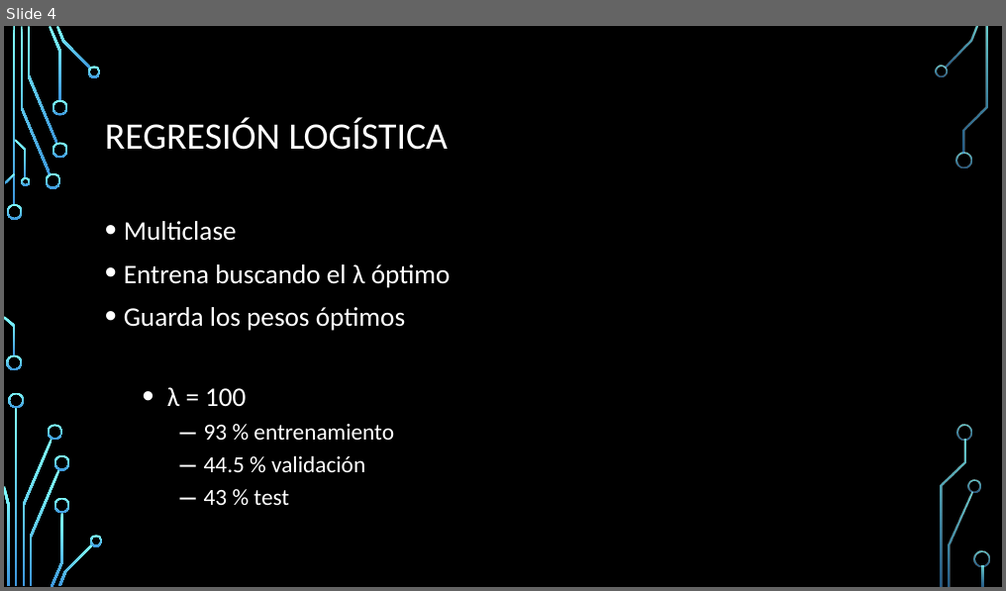
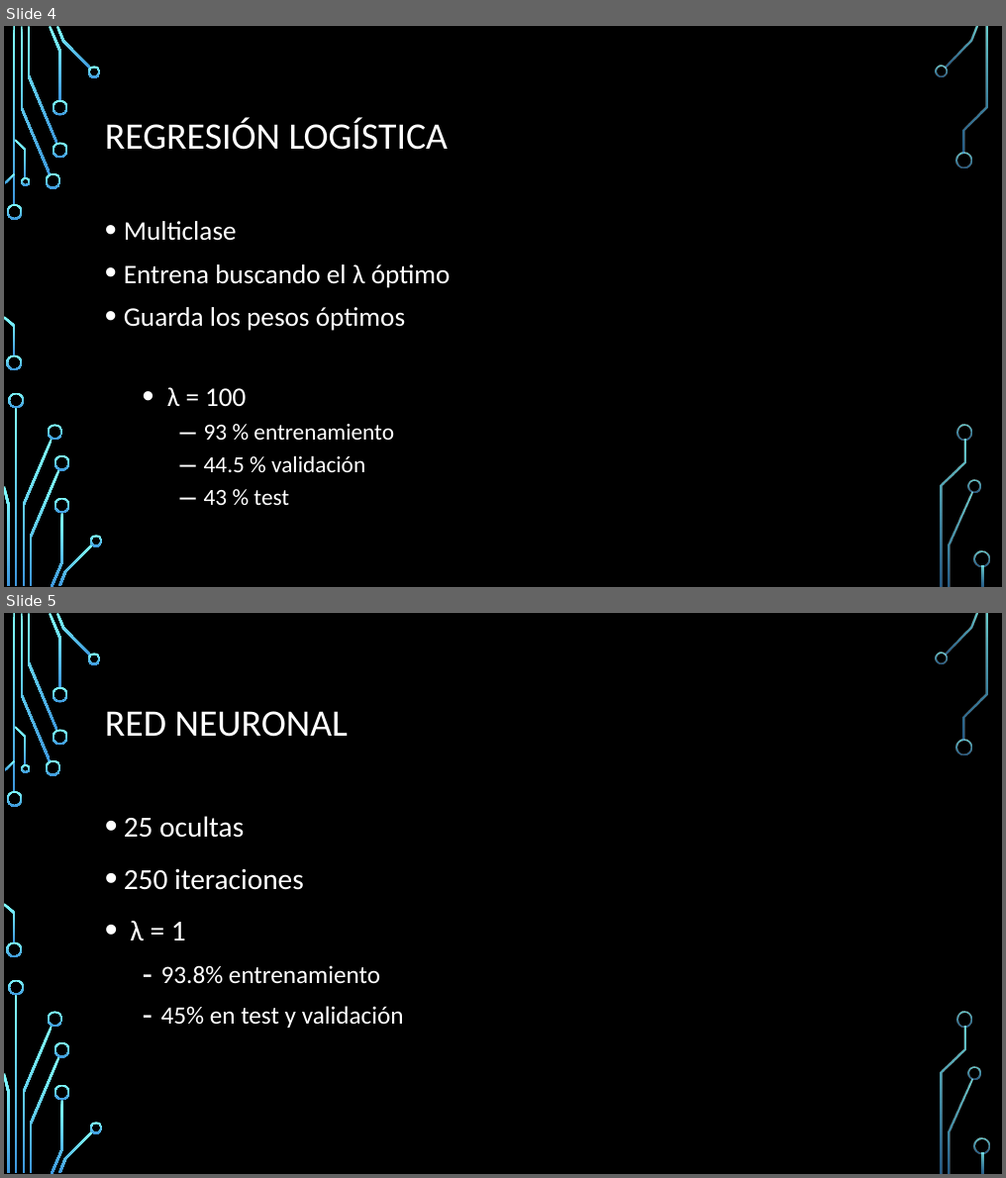
Before and after one commit to ramonarj/Machine-Learning, a slide deck: Trabajo/Presentacion.pptx. Shown one above the other, each under a label of ours: slide 4 before the commit, slides 4 and 5 after it. The pictures are 1006x591 and 1006x1178 pixels, drawn with LibreOffice and Linux fonts; fonts in the diff are those of the drawing; background and template pictures are left out. Boxes give left, top, right and bottom in pixels: in the first picture for what was removed or moved away, otherwise in the second. Text is boxed around its words. In the diff, an @@ line names an element or a change of style, - is before the commit and + after.

```diff
--- a/Trabajo/Presentacion.pptx
+++ b/Trabajo/Presentacion.pptx
@@ slide 5 added at <box>4,613,1002,1174</box>, background picture (left out); not listed: 36 template elements that a slide beside it also shows @@
@@ title added at <box>105,711,348,737</box>, 36 pt, text #FFFFFF @@
+RED NEURONAL
@@ text added at <box>124,816,404,1028</box>, 24 pt, text #FFFFFF @@
+• 25 ocultas
+• 250 iteraciones
+• λ = 1
+  – 93.8% entrenamiento
+  – 45% en test y validación
```
Also in this commit, not shown: 1 other slide added, 3 slides removed.
